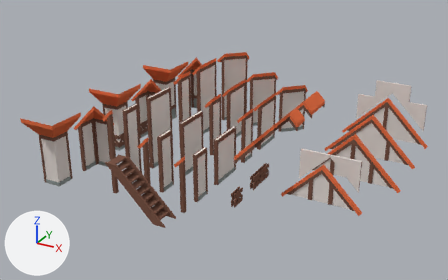
Two versions of the Blender file Exterior/exterior_molecules.blend, one commit apart.
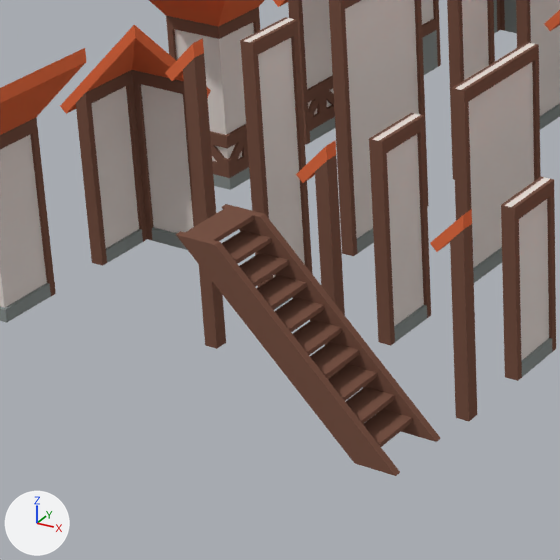
There are two pictures of each version: one whole from a camera (50 mm lens) standing at (13.9, -26.6, 14.7) and looking at (-0.6, -0.2, 1.5), one close up on the part from 13% to 47% of the width and 36% to 90% of the height. Lighting does not change. The marker at lower left points along +X, +Y and +Z.

In view in the first close-up: 'Ladder_1.1x1x0.5_proxy', 'Pillar_0.2x0.2x2.5_proxy', 'Pillar_0.2x0.2x2.5_proxy.004', 'WallTurn_1x1x2.5_proxy', 'WallTurn_1x1x2.5_proxy.002', 'Wall_0.2x1x2.5_proxy.002', 'Wall_0.2x1x2.5_proxy.004', 'Wall_0.2x1x2.5_proxy.007', 'Wall_0.2x1x2.5_proxy.008', 'Wall_0.2x1x2.5_proxy.011', 'Wall_0.2x1x2.5_proxy.016', 'Wall_0.2x1x2.5_proxy.017'.
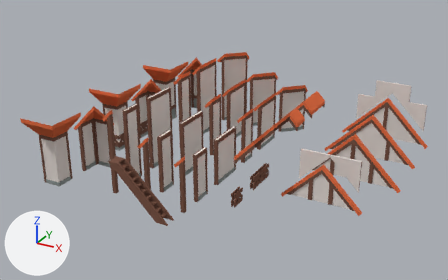
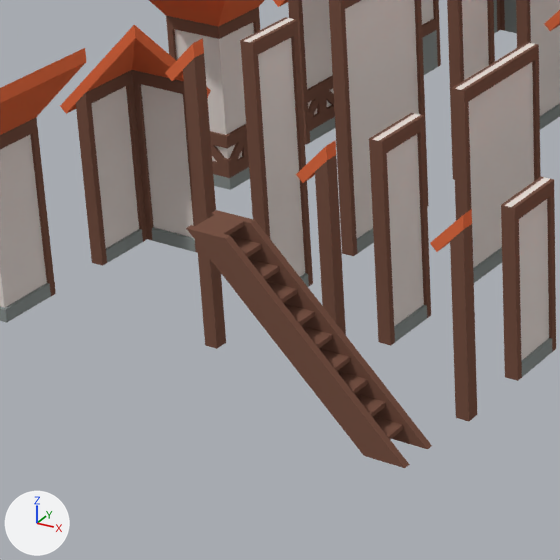
Location of each change, (x1, y1, x2, y2) in pixels of the close-ups (560 x 560 px):
'Ladder_1.1x1x0.5_proxy', reshaped (7% narrower): before (176, 204, 441, 476); after (186, 210, 432, 468)
part 1 of me_ladder_1_1x1x0_5_b_001, rebuilt (6% taller): before (185, 204, 441, 447); after (186, 210, 432, 468)
part 2 of me_ladder_1_1x1x0_5_b_001, deleted (brown): before (176, 231, 400, 476)

What the commit changed:
me_ladder_1_1x1x0_5_b_001 is used by ob_ladder_1_1x1x0_5_proxy; location (-1.0, -7.0, 0.0).
me_ladder_1_1x1x0_5_b_001 had 92 vertices, 84 faces and spanned x 0.0..1.1, y 0.0..1.0, z 0.0..0.5.
me_ladder_1_1x1x0_5_b_001 now has 68 vertices, 68 faces and spans x 0.0..1.1, y 0.2..0.8, z 0.0..0.5.
me_ladder_1_1x1x0_5_b_001 part 1: the loose piece of 58 vertices spanning x 0.0..1.1, y 0.1..1.0, z 0.0..0.5 is rebuilt with 68 vertices and now spans x 0.0..1.1, y 0.2..0.8, z 0.0..0.5.
me_ladder_1_1x1x0_5_b_001 part 2: the loose piece of 34 vertices spanning x 0.0..1.1, y 0.0..0.1, z 0.0..0.5 is deleted.
